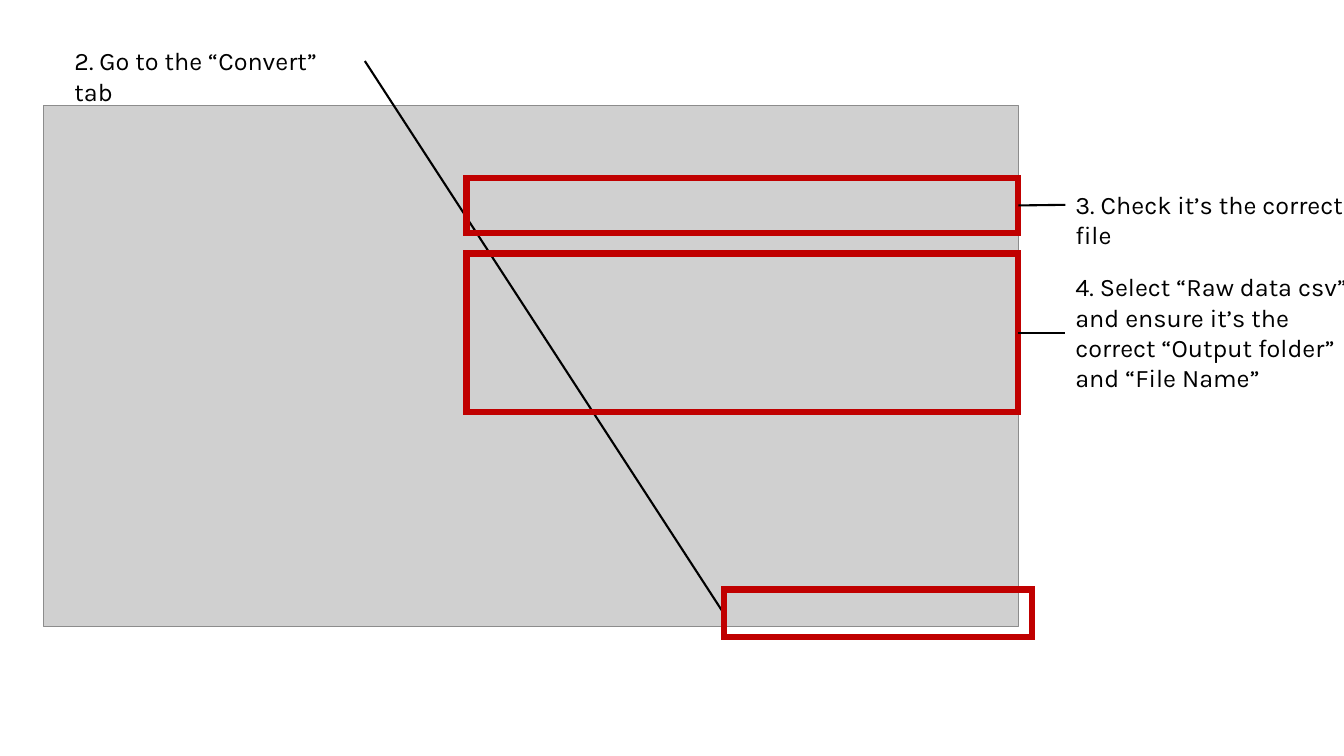
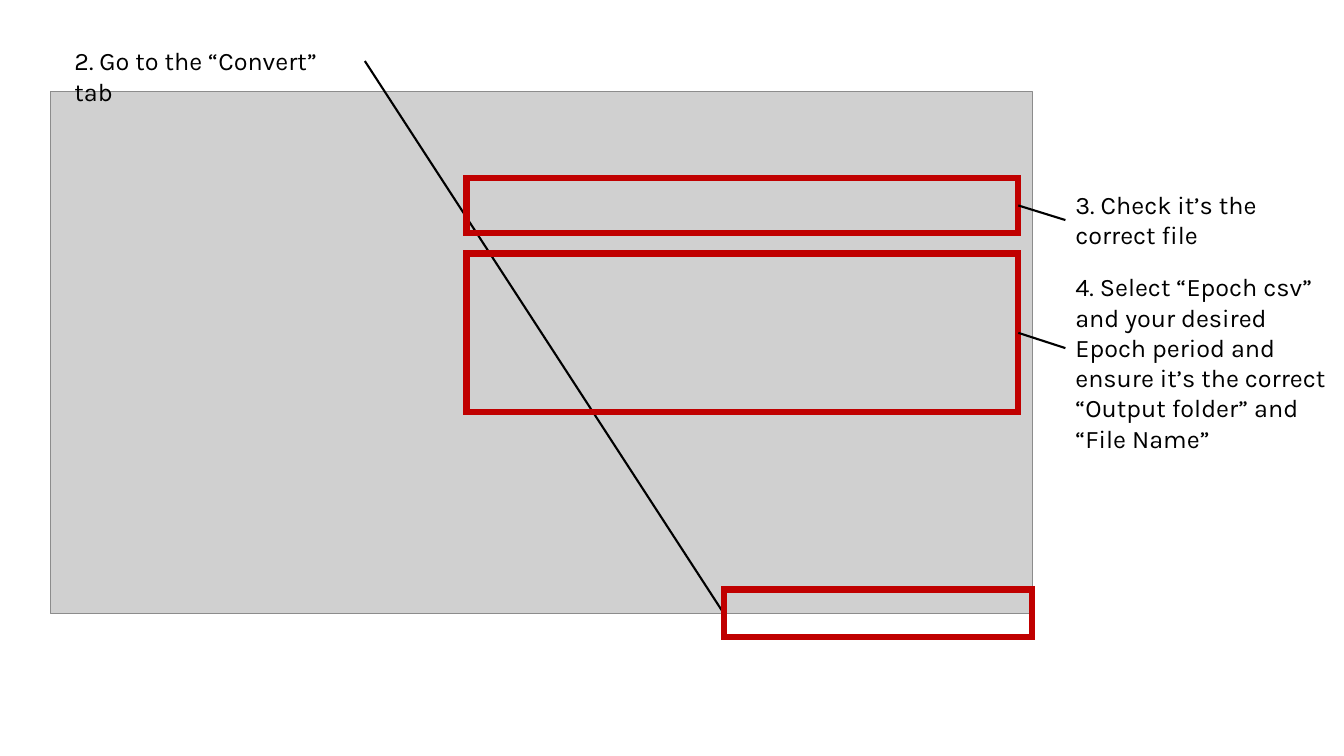
Before and after one commit to ijct1996/GENEActiv_Data-Visualisation-codes, a slide deck: slide 2 of GENEActiv guide_27JUN25_IJT.pptx. Drawn at 1344x756 pixels with LibreOffice and Linux fonts; fonts in the diff are those of the drawing; grey boxes stand for pictures. Boxes give left, top, right and bottom in pixels: in the first picture for what was removed or moved away, otherwise in the second. Text is boxed around its words. In the diff, an @@ line names an element or a change of style, - is before the commit and + after.

Commit message:
Changed guidance slides
Amended to the correct conversion settings (using Epoch periods)

```diff
--- a/GENEActiv guide_27JUN25_IJT.pptx
+++ b/GENEActiv guide_27JUN25_IJT.pptx
@@ picture: place and size @@
-picture at box(43, 105, 1018, 626)
+picture at box(50, 92, 1032, 613)
@@ line moved from (1066, 205) - (1018, 206) to (1066, 220) - (1018, 206) @@
@@ text "3. Check it’s the correct ..." rewrapped from box(1075, 196, 1342, 245) to box(1075, 196, 1257, 245) @@
@@ text at box(1075, 278, 1325, 423): text changed @@
-4. Select “Raw data csv” and ensure it’s the correct “Output folder” and “File Name”
+4. Select “Epoch csv” and your desired Epoch period and ensure it’s the correct “Output folder” and “File Name”
@@ line moved from (1018, 333) - (1066, 333) to (1018, 333) - (1066, 348) @@
```
